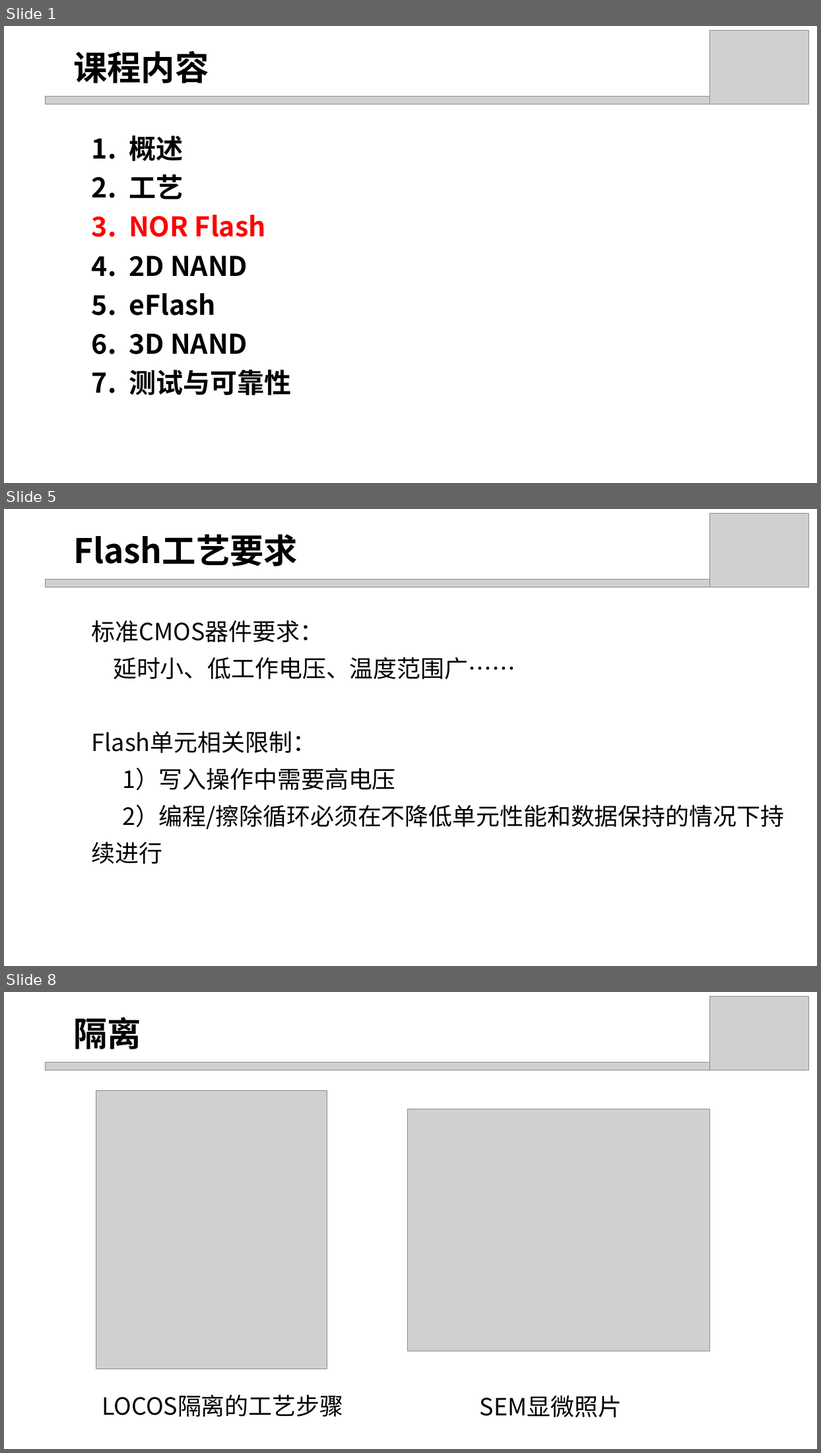
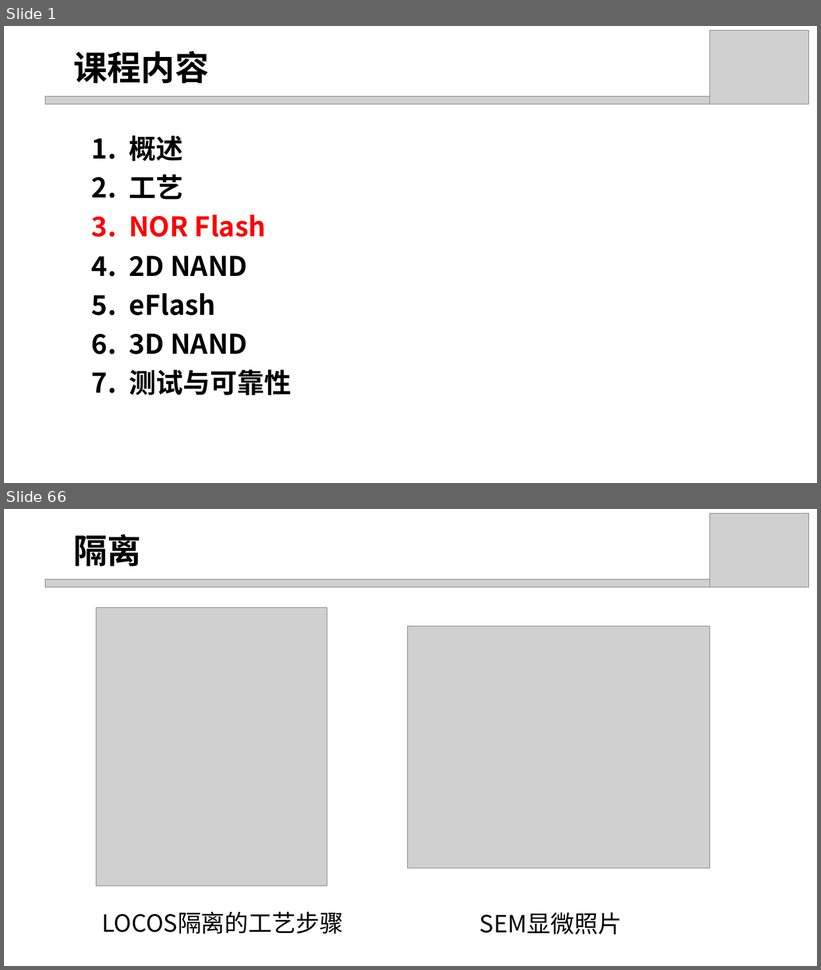
Before and after one commit to DucKlng123/flash, a slide deck: Summary/3. NOR flash.pptx. Shown one above the other, each under a label of ours: slides 1, 5 and 8 before the commit, slides 1 and 66 after it; the slides between them are not shown. The pictures are 821x1453 and 821x970 pixels, drawn with LibreOffice and Linux fonts; fonts in the diff are those of the drawing; grey boxes stand for pictures. Boxes give left, top, right and bottom in pixels: in the first picture for what was removed or moved away, otherwise in the second. Text is boxed around its words. In the diff, an @@ line names an element or a change of style, - is before the commit and + after.

```diff
--- a/Summary/3. NOR flash.pptx
+++ b/Summary/3. NOR flash.pptx
@@ slide 5 removed at (4, 509, 817, 966), background #FFFFFF @@
@@ picture removed at (710, 513, 809, 588) @@
@@ text removed at (73, 534, 298, 566) @@
-Flash工艺要求
@@ picture removed at (45, 579, 717, 588) @@
@@ text removed at (92, 620, 784, 864) @@
-标准CMOS器件要求：
-延时小、低工作电压、温度范围广……
-Flash单元相关限制：
-1）写入操作中需要高电压
-2）编程/擦除循环必须在不降低单元性能和数据保持的情况下持续进行
@@ what was slide 8 is now slide 66 @@
```
Also in this commit, not shown: 1 slide changed, 63 slides added, 4 other slides removed, 2 other files.
